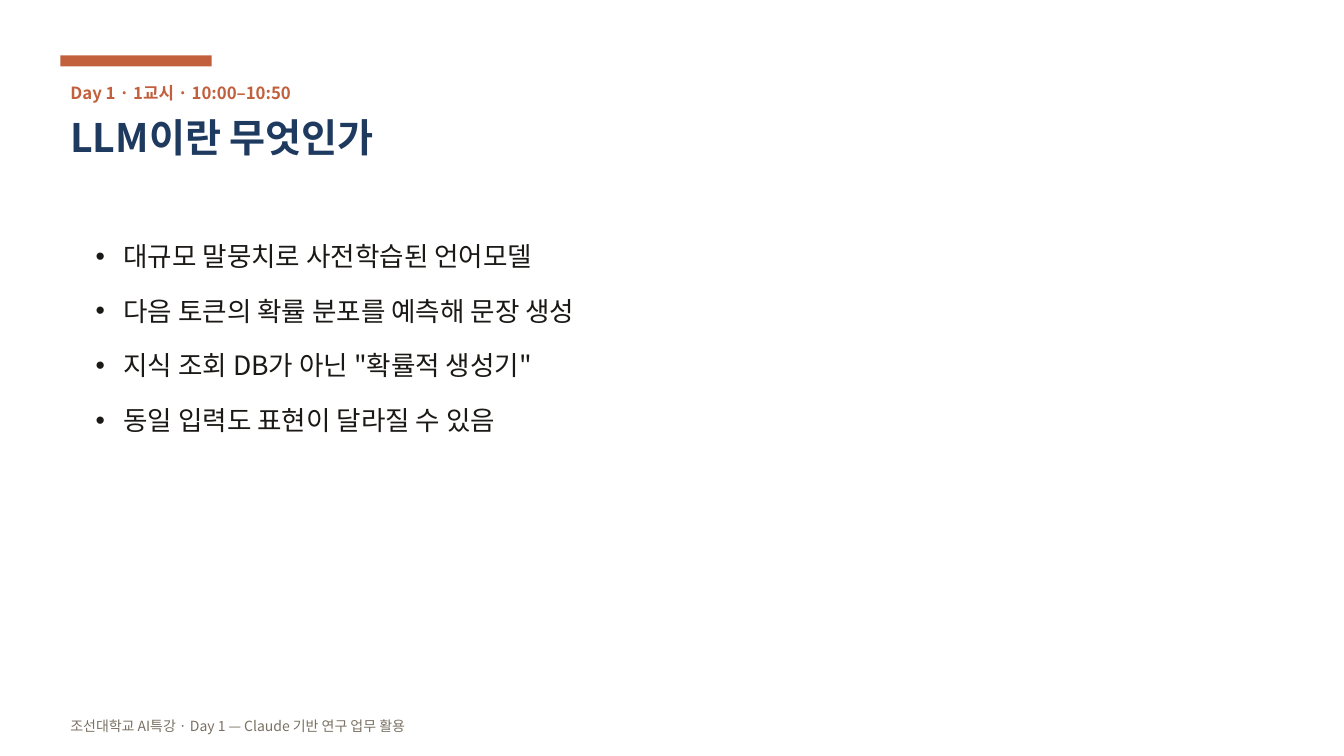
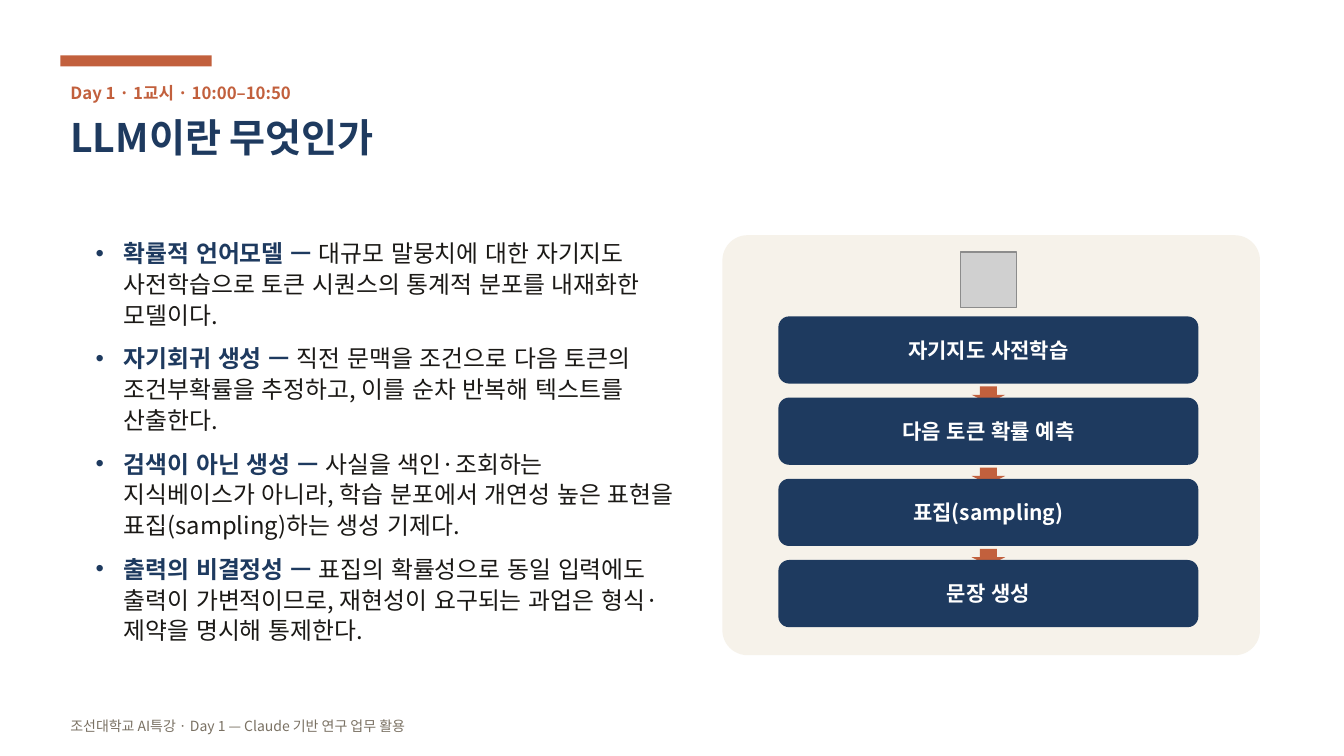
Before and after one commit to aebonlee/chosun, a slide deck: slide 5 of public/ppt/chosun-ai-day1.pptx. Drawn at 1344x756 pixels with LibreOffice and Linux fonts; fonts in the diff are those of the drawing; grey boxes stand for pictures. Boxes give left, top, right and bottom in pixels: in the first picture for what was removed or moved away, otherwise in the second. Text is boxed around its words. In the diff, an @@ line names an element or a change of style, - is before the commit and + after.

```diff
--- a/public/ppt/chosun-ai-day1.pptx
+++ b/public/ppt/chosun-ai-day1.pptx
@@ rounded rectangle added at <box>723,235,1260,655</box>, fill #F6F2EA @@
@@ text at <box>124,242,674,641</box>: text changed; size 19 to 17 pt @@
-• 대규모 말뭉치로 사전학습된 언어모델
-• 다음 토큰의 확률 분포를 예측해 문장 생성
-• 지식 조회 DB가 아닌 "확률적 생성기"
-• 동일 입력도 표현이 달라질 수 있음
+• 확률적 언어모델 — 대규모 말뭉치에 대한 자기지도 사전학습으로 토큰 시퀀스의 통계적 분포를 내재화한 모델이다.
+• 자기회귀 생성 — 직전 문맥을 조건으로 다음 토큰의 조건부확률을 추정하고, 이를 순차 반복해 텍스트를 산출한다.
+• 검색이 아닌 생성 — 사실을 색인·조회하는 지식베이스가 아니라, 학습 분포에서 개연성 높은 표현을 표집(sampling)하는 생성 기제다.
+• 출력의 비결정성 — 표집의 확률성으로 동일 입력에도 출력이 가변적이므로, 재현성이 요구되는 과업은 형식·제약을 명시해 통제한다.
@@ picture added at <box>961,252,1017,309</box> @@
@@ rounded rectangle added at <box>778,317,1199,384</box>, fill #1E3A5F, 15 pt, text #FFFFFF, bold @@
+자기지도 사전학습
@@ down arrow added at <box>972,386,1005,403</box>, fill #C2603D @@
@@ rounded rectangle added at <box>778,397,1199,465</box>, fill #1E3A5F, 15 pt, text #FFFFFF, bold @@
+다음 토큰 확률 예측
@@ rounded rectangle added at <box>778,479,1199,546</box>, fill #1E3A5F, 15 pt, text #FFFFFF, bold @@
+표집(sampling)
@@ down arrow added at <box>972,468,1005,485</box>, fill #C2603D @@
@@ rounded rectangle added at <box>778,561,1199,628</box>, fill #1E3A5F, 15 pt, text #FFFFFF, bold @@
+문장 생성
@@ down arrow added at <box>972,548,1005,566</box>, fill #C2603D @@
```
Also in this commit, not shown: 53 other slides changed, 58 slides added, 1 other file.
